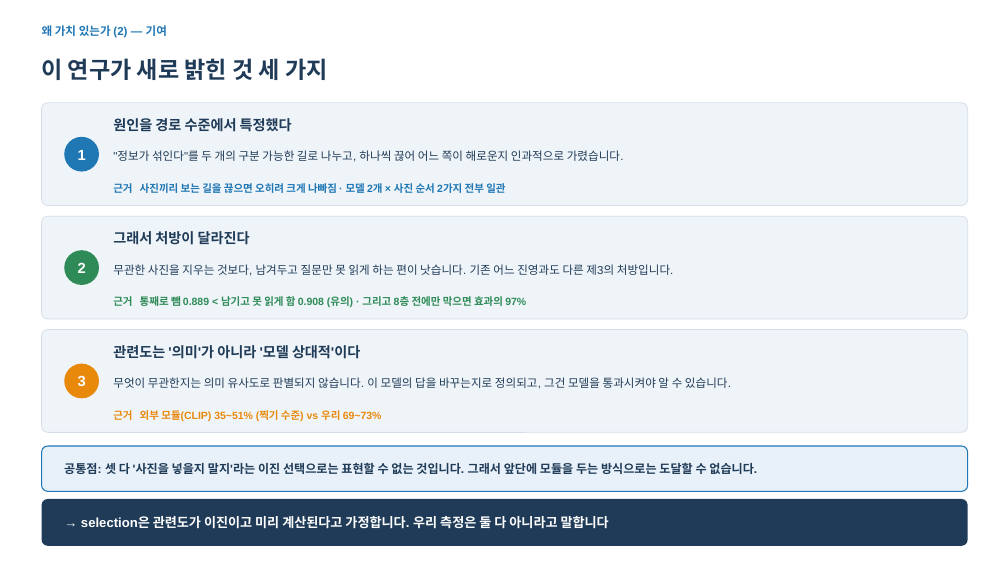
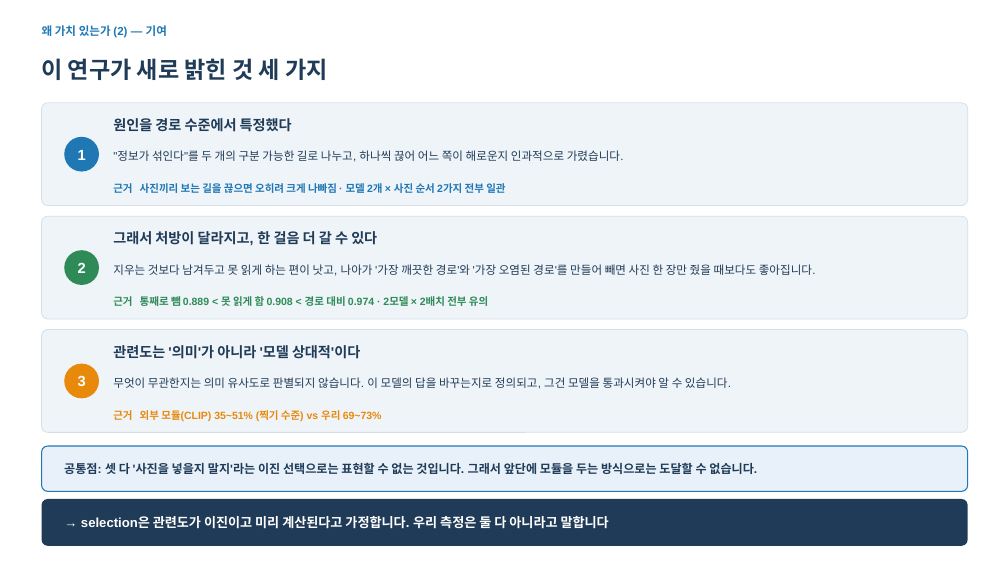
Before and after one commit to hsmai/Source-Depth, a slide deck: slide 12 of meeting/SourceDepth_meeting_FINAL.pptx (slide 11 before the commit). Drawn at 1008x567 pixels with LibreOffice and Linux fonts; fonts in the diff are those of the drawing. Boxes give left, top, right and bottom in pixels: in the first picture for what was removed or moved away, otherwise in the second. Text is boxed around its words. In the diff, an @@ line names an element or a change of style, - is before the commit and + after.

```diff
--- a/meeting/SourceDepth_meeting_FINAL.pptx
+++ b/meeting/SourceDepth_meeting_FINAL.pptx
@@ text at (113,231,377,245): text changed @@
-그래서 처방이 달라진다
+그래서 처방이 달라지고, 한 걸음 더 갈 수 있다
@@ text at (113,264,816,276): text changed @@
-무관한 사진을 지우는 것보다, 남겨두고 질문만 못 읽게 하는 편이 낫습니다. 기존 어느 진영과도 다른 제3의 처방입니다.
+지우는 것보다 남겨두고 못 읽게 하는 편이 낫고, 나아가 '가장 깨끗한 경로'와 '가장 오염된 경로'를 만들어 빼면 사진 한 장만 줬을 때보다도 좋아집니다.
@@ text at (113,295,488,309): text changed @@
-근거 통째로 뺌 0.889 < 남기고 못 읽게 함 0.908 (유의) · 그리고 8층 전에만 막으면 효과의 97%
+근거 통째로 뺌 0.889 < 못 읽게 함 0.908 < 경로 대비 0.974 · 2모델 × 2배치 전부 유의
```
Also in this commit, not shown: 1 slide added, 2 other files.
